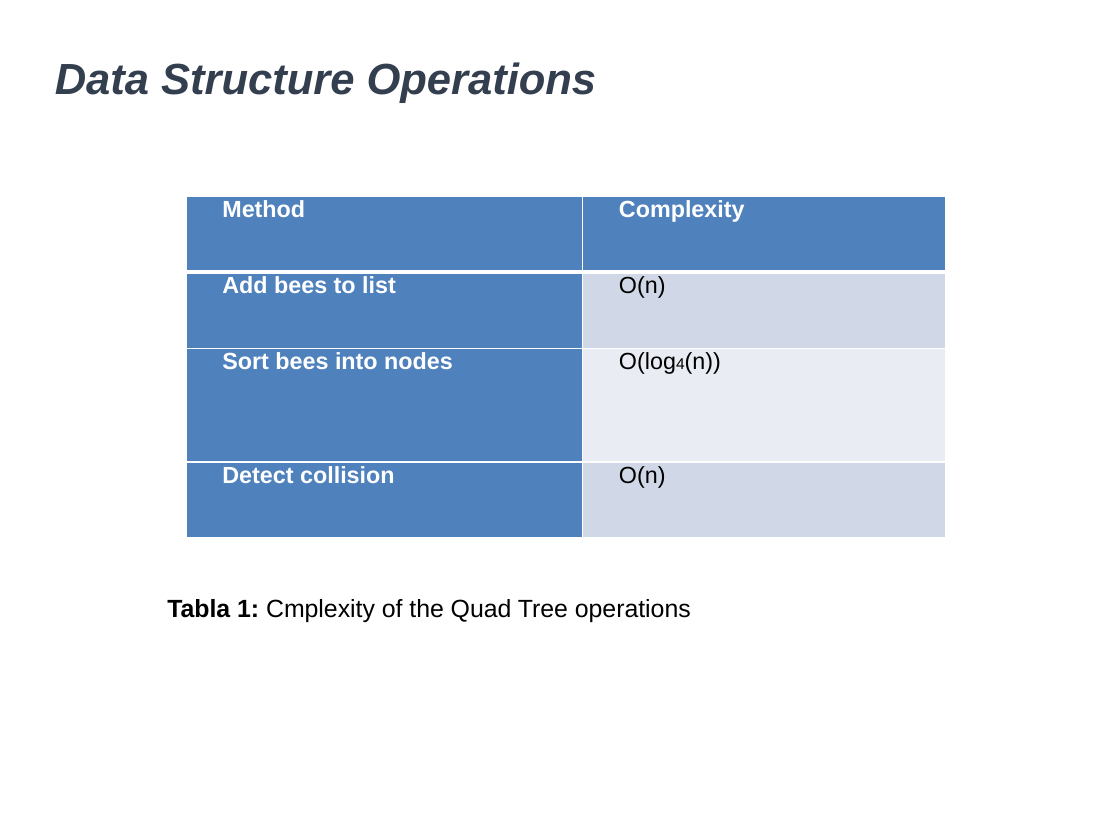
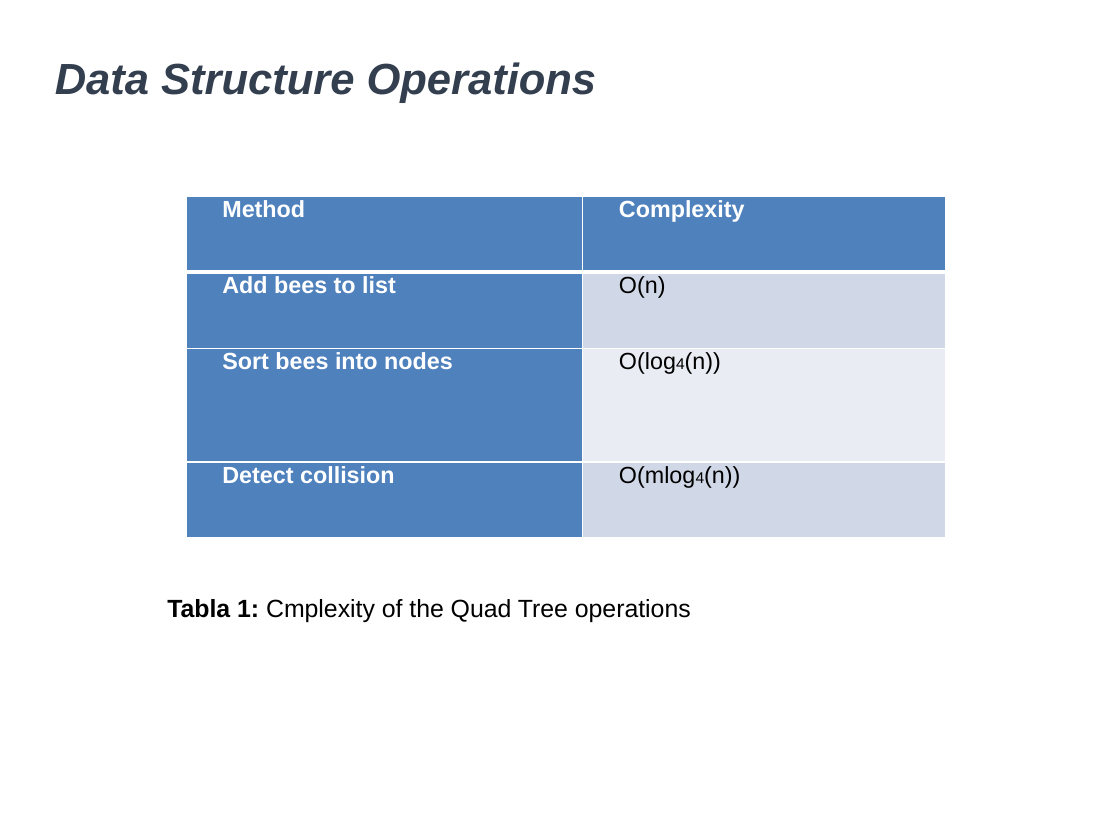
Before and after one commit to lbzuluagag/ST0245-032, a slide deck: slide 6 of proyecto/DatosProyecto.pptx. Drawn at 1120x840 pixels with LibreOffice and Linux fonts; fonts in the diff are those of the drawing; background and template pictures are left out. Boxes give left, top, right and bottom in pixels: in the first picture for what was removed or moved away, otherwise in the second. Text is boxed around its words. In the diff, an @@ line names an element or a change of style, - is before the commit and + after.

```diff
--- a/proyecto/DatosProyecto.pptx
+++ b/proyecto/DatosProyecto.pptx
@@ table at (186, 196, 945, 538) @@
-row 4, column 2: O(n)
+row 4, column 2: O(mlog4(n))
```
Also in this commit, not shown: 3 other slides changed, 1 slide removed, 1 other file.
